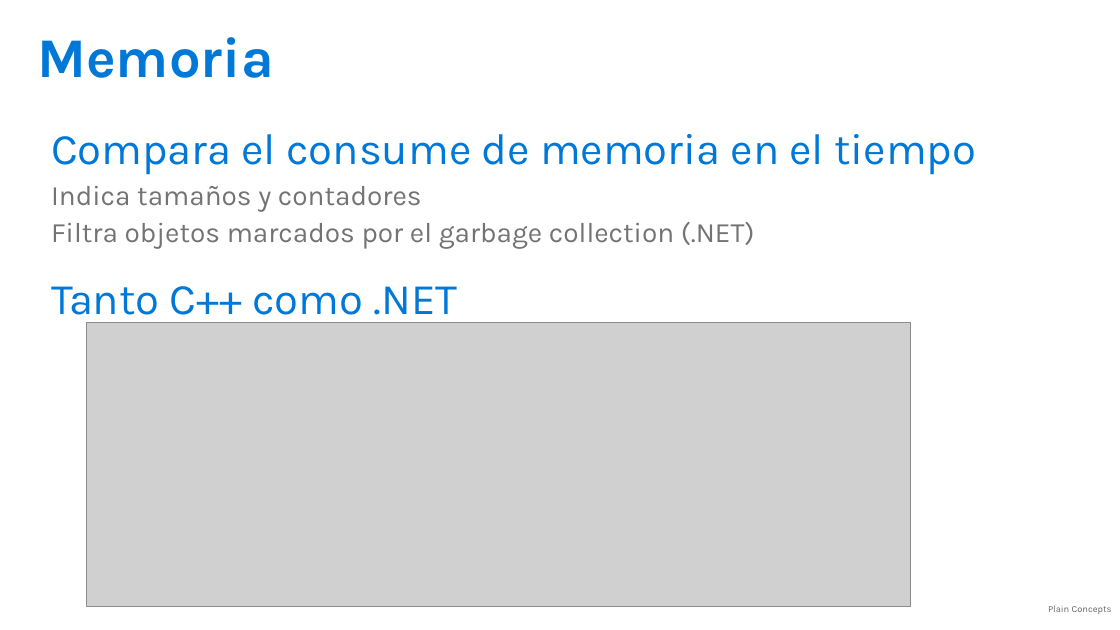
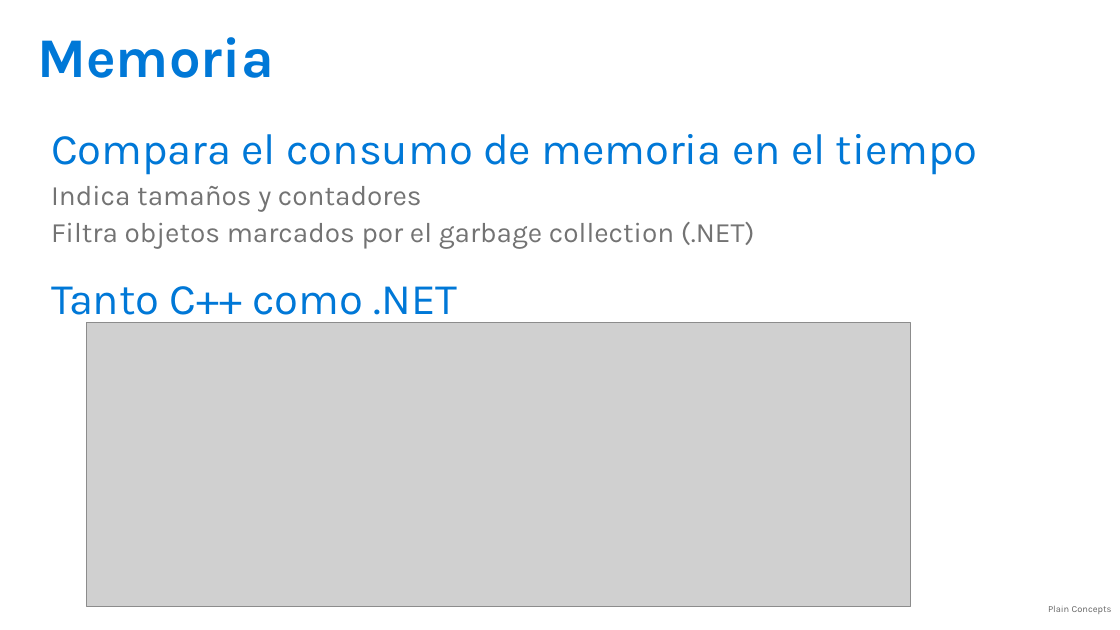
Before and after one commit to jsuarezruiz/Events, a slide deck: slide 40 of Windows 10/Optimización y depuración de Apps W10.pptx (slide 39 before the commit). Drawn at 1120x630 pixels with LibreOffice and Linux fonts; fonts in the diff are those of the drawing; grey boxes stand for pictures. Boxes give left, top, right and bottom in pixels: in the first picture for what was removed or moved away, otherwise in the second. Text is boxed around its words. In the diff, an @@ line names an element or a change of style, - is before the commit and + after.

```diff
--- a/Windows 10/Optimización y depuración de Apps W10.pptx
+++ b/Windows 10/Optimización y depuración de Apps W10.pptx
@@ text at [51, 134, 978, 175]: text changed @@
-Compara el consume de memoria en el tiempo
+Compara el consumo de memoria en el tiempo
```
Also in this commit, not shown: 1 other slide changed, 1 slide added.
